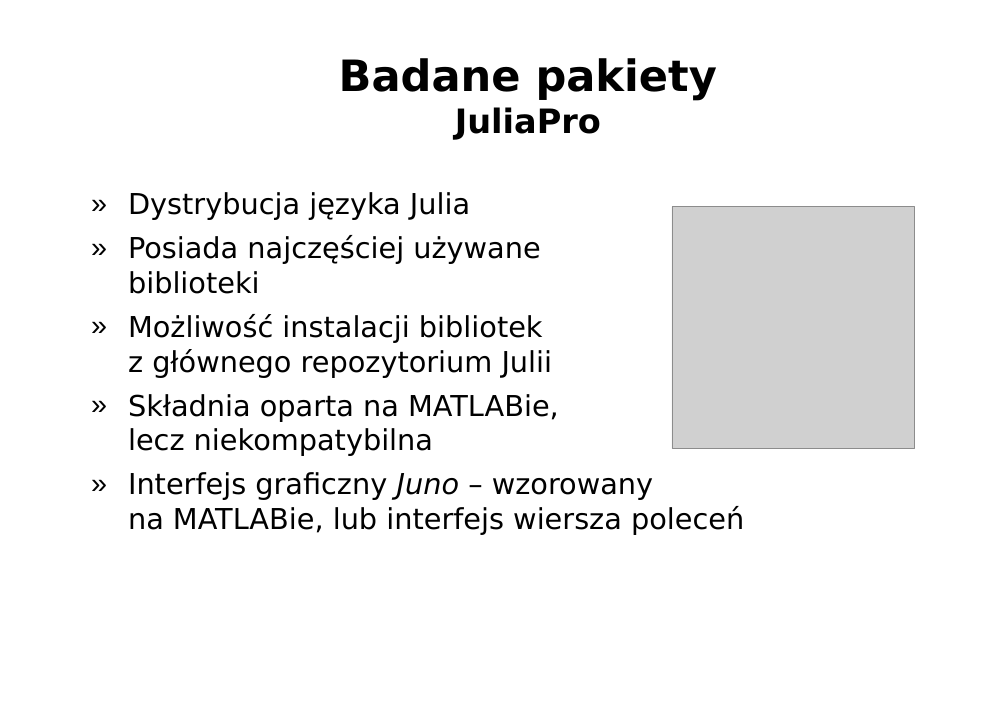
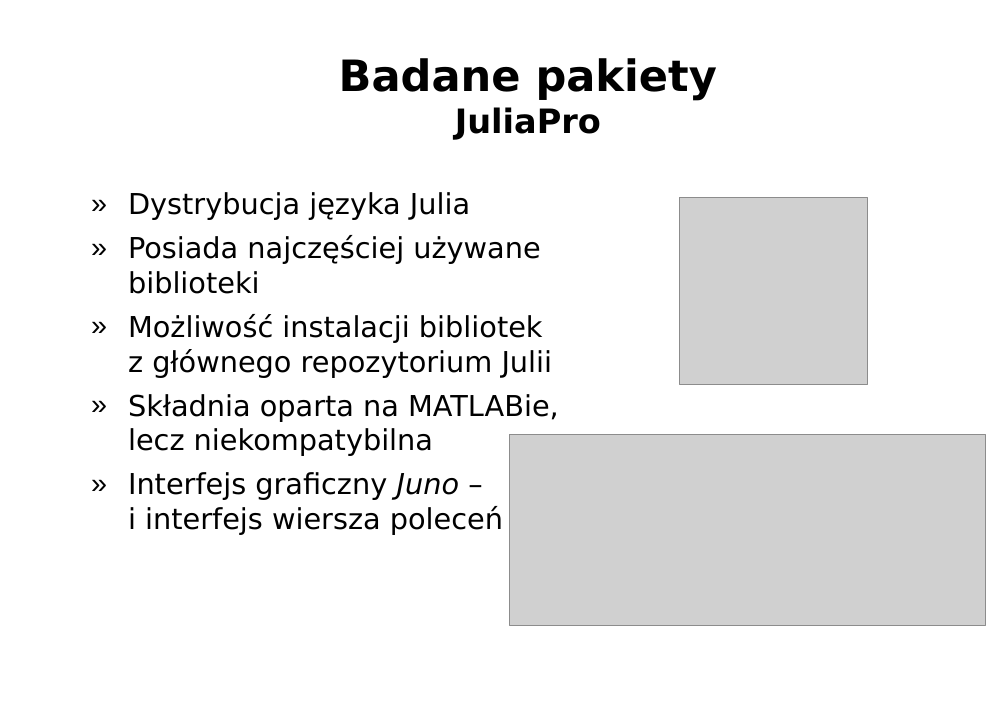
Before and after one commit to Ashymad/praca.inz, a slide deck: slide 7 of prez/prezentacja.odp (slide 6 before the commit). Drawn at 1008x713 pixels with LibreOffice and Linux fonts; fonts in the diff are those of the drawing; grey boxes stand for pictures; background and template pictures are left out. Boxes give left, top, right and bottom in pixels: in the first picture for what was removed or moved away, otherwise in the second. Text is boxed around its words. In the diff, an @@ line names an element or a change of style, - is before the commit and + after.

```diff
--- a/prez/prezentacja.odp
+++ b/prez/prezentacja.odp
@@ picture: place and size @@
-picture at (672, 207, 915, 449)
+picture at (679, 197, 867, 384)
@@ picture added at (510, 435, 986, 625) @@
@@ text at (128, 472, 503, 535): text changed @@
-» Interfejs graficzny Juno – wzorowany
-  na MATLABie, lub interfejs wiersza poleceń
+» Interfejs graficzny Juno –
+  i interfejs wiersza poleceń
```
Also in this commit, not shown: 9 other slides changed, 3 slides added, 1 slide removed, 5 other files.
